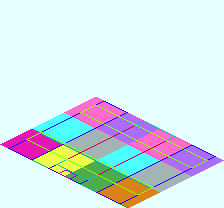
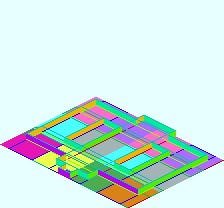
Before/after of a 224 x 208 layered artwork. What changed in the layer stack:
showed "Build_Base_2F" over [26, 99, 208, 189]
showed group "Build_Wall" (4 layers) over [26, 100, 208, 194]
added layer "Outs_Marking" in group "Marking" over [22, 107, 224, 208]
